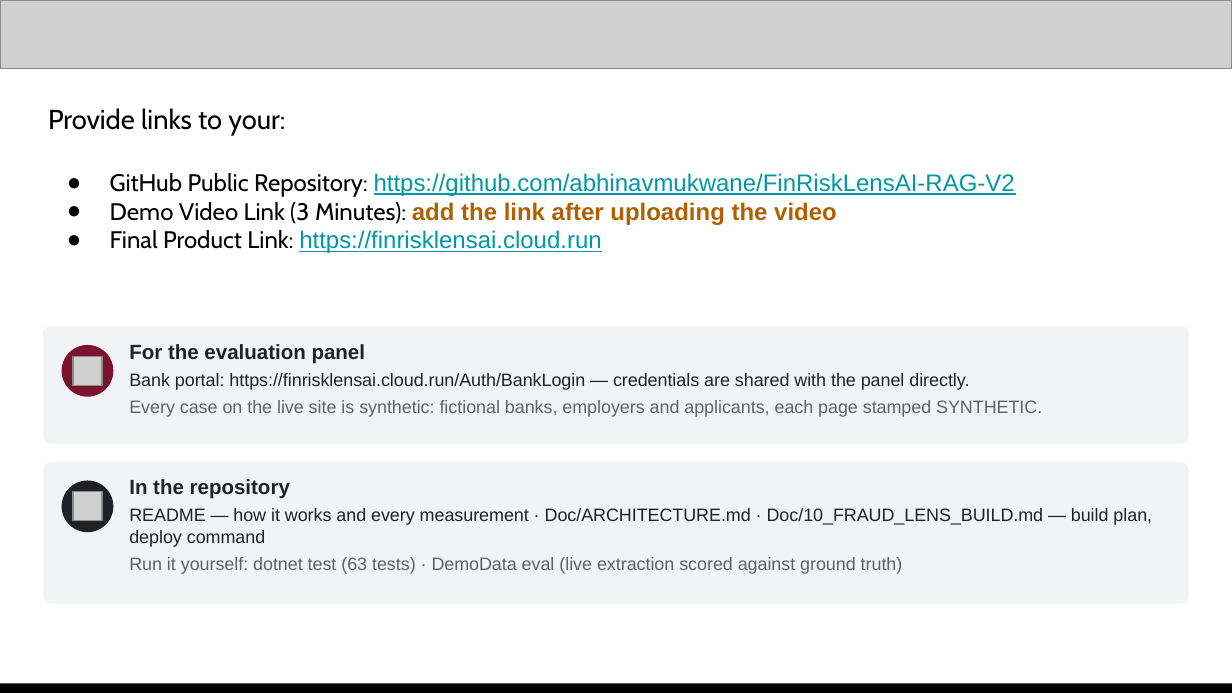
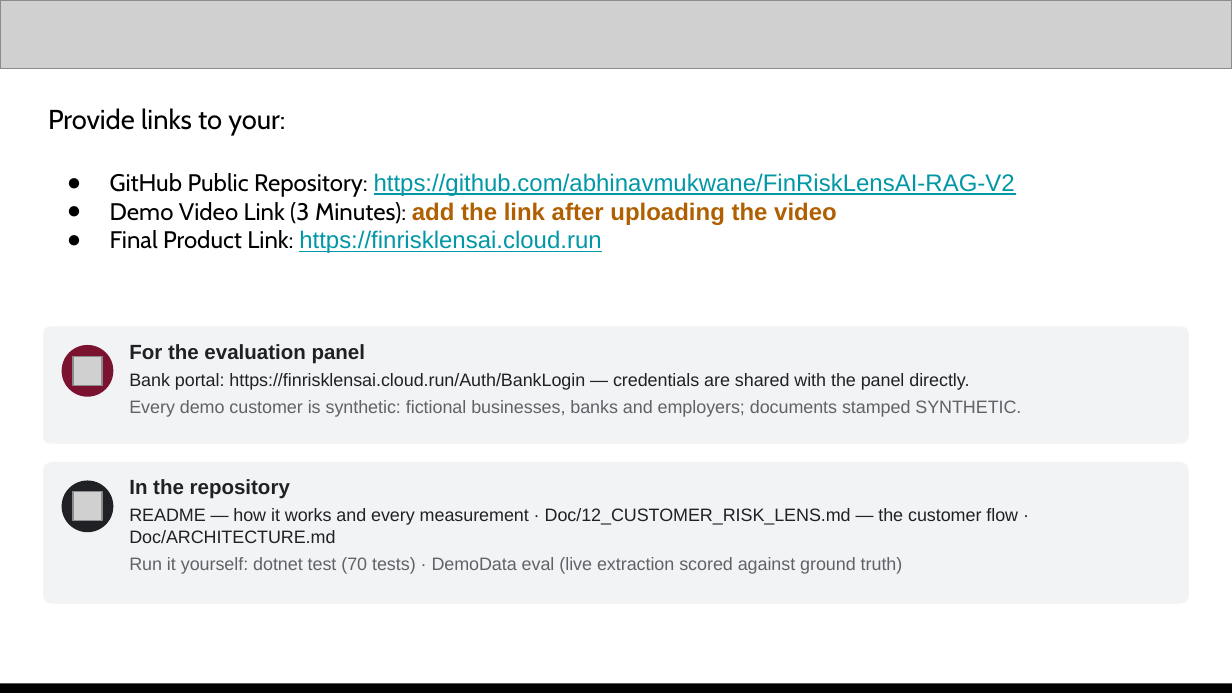
Before and after one commit to abhinavmukwane/FinRiskLensAI-RAG-V2, a slide deck: slide 14 of Doc/FinRiskLens_AI_Builder_Cup_2026.pptx (slide 16 before the commit). Drawn at 1232x693 pixels with LibreOffice and Linux fonts; fonts in the diff are those of the drawing; grey boxes stand for pictures. Boxes give left, top, right and bottom in pixels: in the first picture for what was removed or moved away, otherwise in the second. Text is boxed around its words. In the diff, an @@ line names an element or a change of style, - is before the commit and + after.

Commit message:
#Customer-wise only: case pages and Rings page removed; deck and docs to the customer flow
- Case page and Rings page/menu removed; Risk Lens actions moved to RiskLensController (/risk-lens)
- Customer links stay in each Risk Lens Network section, naming the linked customers
- A confirmed finding keeps blocking the loan case; only a dismissed one stops counting
- Deck: team AS FinTech Developer, customer flow, new snapshots; README, architecture, plan and video script updated

```diff
--- a/Doc/FinRiskLens_AI_Builder_Cup_2026.pptx
+++ b/Doc/FinRiskLens_AI_Builder_Cup_2026.pptx
@@ text at (x1=129, y1=400, x2=1021, y2=417): text changed @@
-Every case on the live site is synthetic: fictional banks, employers and applicants, each page stamped SYNTHETIC.
+Every demo customer is synthetic: fictional businesses, banks and employers; documents stamped SYNTHETIC.
@@ text at (x1=129, y1=508, x2=1018, y2=574): text changed @@
-README — how it works and every measurement · Doc/ARCHITECTURE.md · Doc/10_FRAUD_LENS_BUILD.md — build plan, deploy command
-Run it yourself: dotnet test (63 tests) · DemoData eval (live extraction scored against ground truth)
+README — how it works and every measurement · Doc/12_CUSTOMER_RISK_LENS.md — the customer flow · Doc/ARCHITECTURE.md
+Run it yourself: dotnet test (70 tests) · DemoData eval (live extraction scored against ground truth)
```
Also in this commit, not shown: 14 other slides changed, 2 slides removed, 25 other files.
